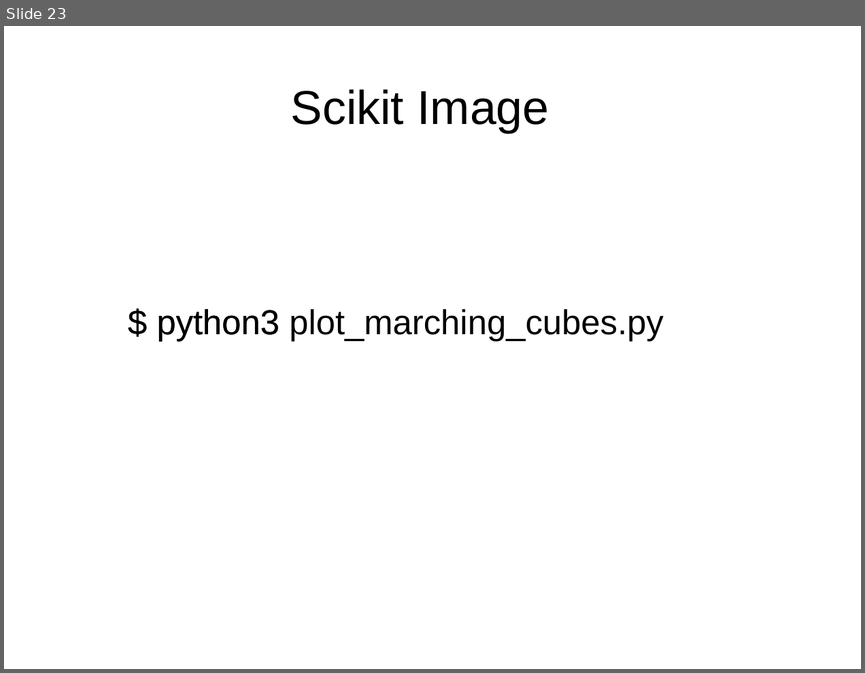
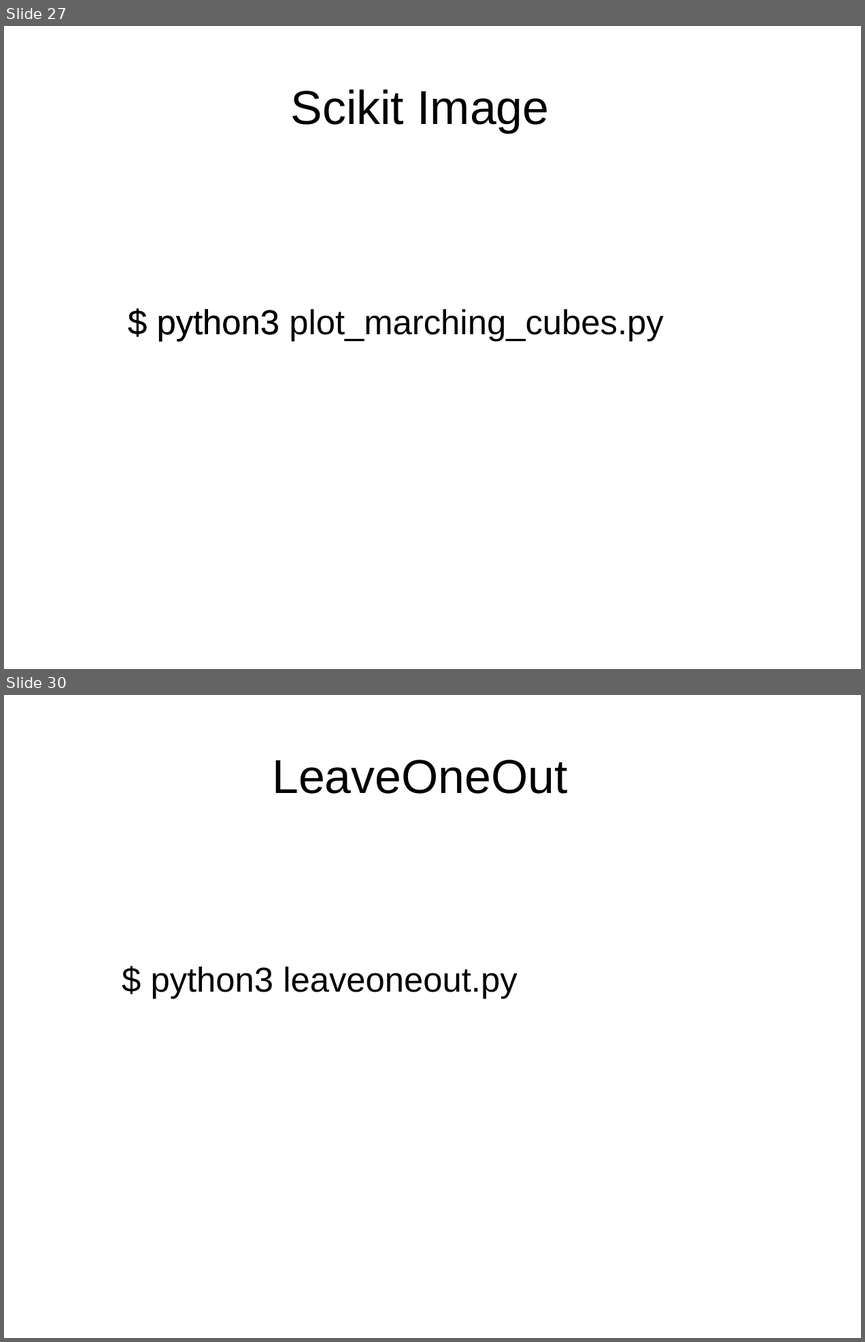
Before and after one commit to davidam/python-examples, a slide deck: presentations/scikit.odp. Shown one above the other, each under a label of ours: slide 23 before the commit, slides 27 and 30 after it; the slides between them are not shown. The pictures are 865x673 and 865x1342 pixels, drawn with LibreOffice and Linux fonts; fonts in the diff are those of the drawing. Boxes give left, top, right and bottom in pixels: in the first picture for what was removed or moved away, otherwise in the second. Text is boxed around its words. In the diff, an @@ line names an element or a change of style, - is before the commit and + after.

```diff
--- a/presentations/scikit.odp
+++ b/presentations/scikit.odp
@@ slide 30 added at (4,695,861,1338), background #FFFFFF @@
@@ title added at (272,760,568,794), 44 pt, text #000000 @@
+LeaveOneOut
@@ text added at (151,966,517,999), 32 pt, text #000000 @@
+$ python3 leaveoneout.py
@@ what was slide 23 is now slide 27 @@
```
Also in this commit, not shown: 2 slides changed, 10 other slides added.
